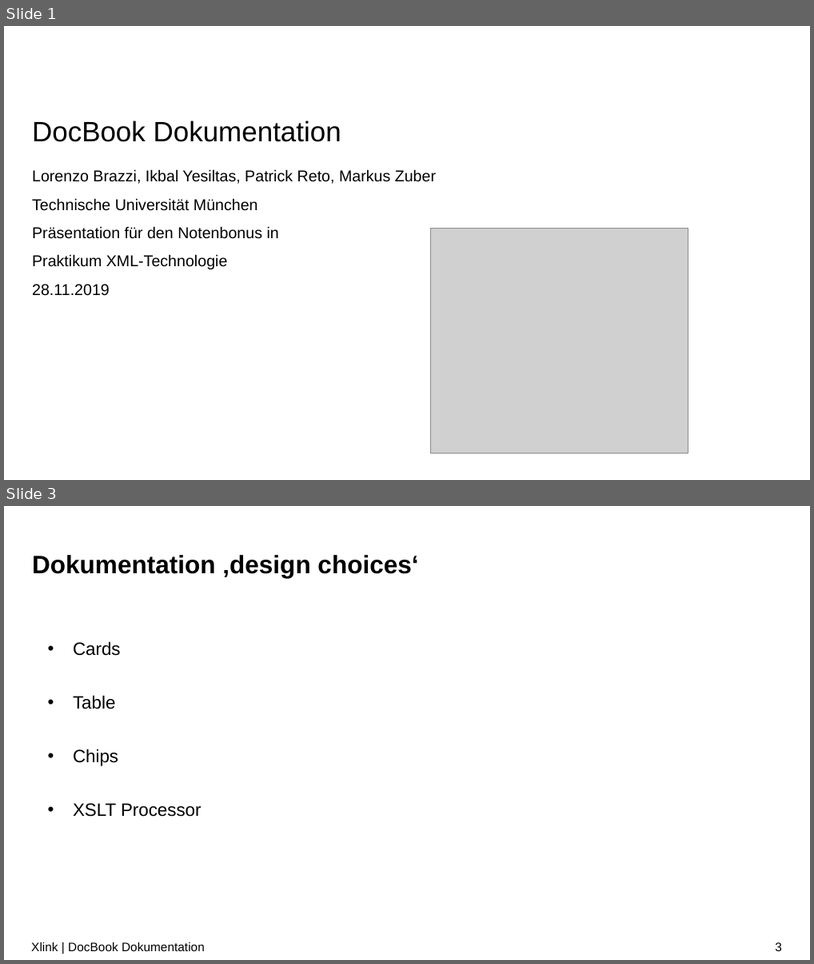
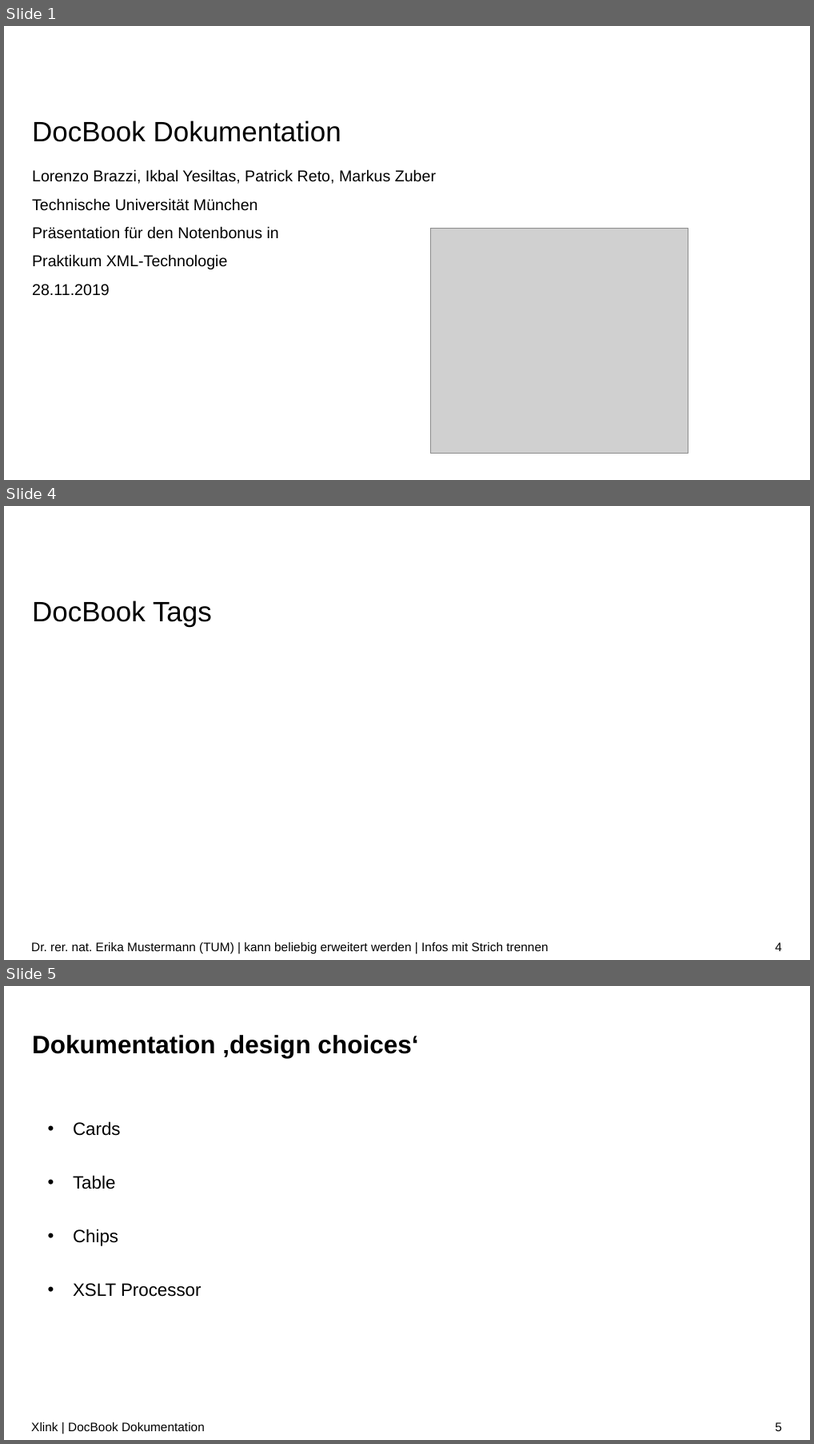
Before and after one commit to LorenzoBrazzi-zz/XML_Praktikum, a slide deck: Präsentationen/PP_notenbonus v2.pptx. Shown one above the other, each under a label of ours: slides 1 and 3 before the commit, slides 1, 4 and 5 after it; the slides between them are not shown. The pictures are 814x964 and 814x1444 pixels, drawn with LibreOffice and Linux fonts; fonts in the diff are those of the drawing; grey boxes stand for pictures; background and template pictures are left out. Boxes give left, top, right and bottom in pixels: in the first picture for what was removed or moved away, otherwise in the second. Text is boxed around its words. In the diff, an @@ line names an element or a change of style, - is before the commit and + after.

```diff
--- a/Präsentationen/PP_notenbonus v2.pptx
+++ b/Präsentationen/PP_notenbonus v2.pptx
@@ slide 4 added at [4, 506, 810, 960], background #FFFFFF @@
@@ title added at [32, 600, 212, 627], 25 pt, text #000000 @@
+DocBook Tags
@@ text added at [31, 942, 548, 954], 11 pt, text #000000 @@
+Dr. rer. nat. Erika Mustermann (TUM) | kann beliebig erweitert werden | Infos mit Strich trennen
@@ page number added at [775, 942, 782, 951], 11 pt, text #000000 @@
+4
@@ what was slide 3 is now slide 5 @@
@@ page number at [775, 1422, 782, 1431]: text changed @@
-3
+5
```
Also in this commit, not shown: 1 slide changed, 1 other slide added.
